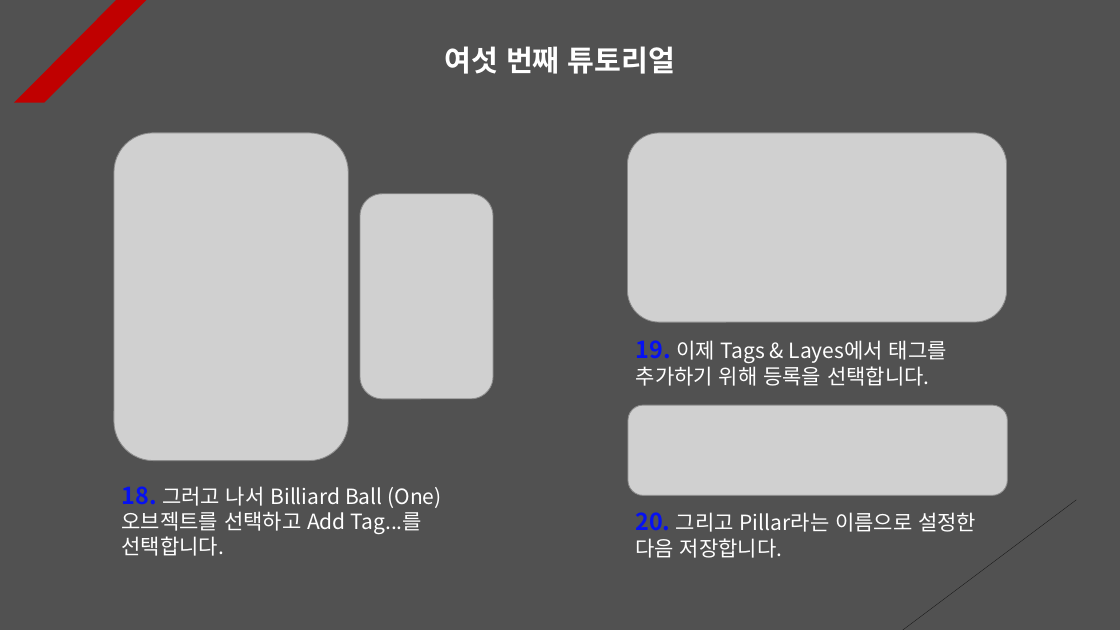
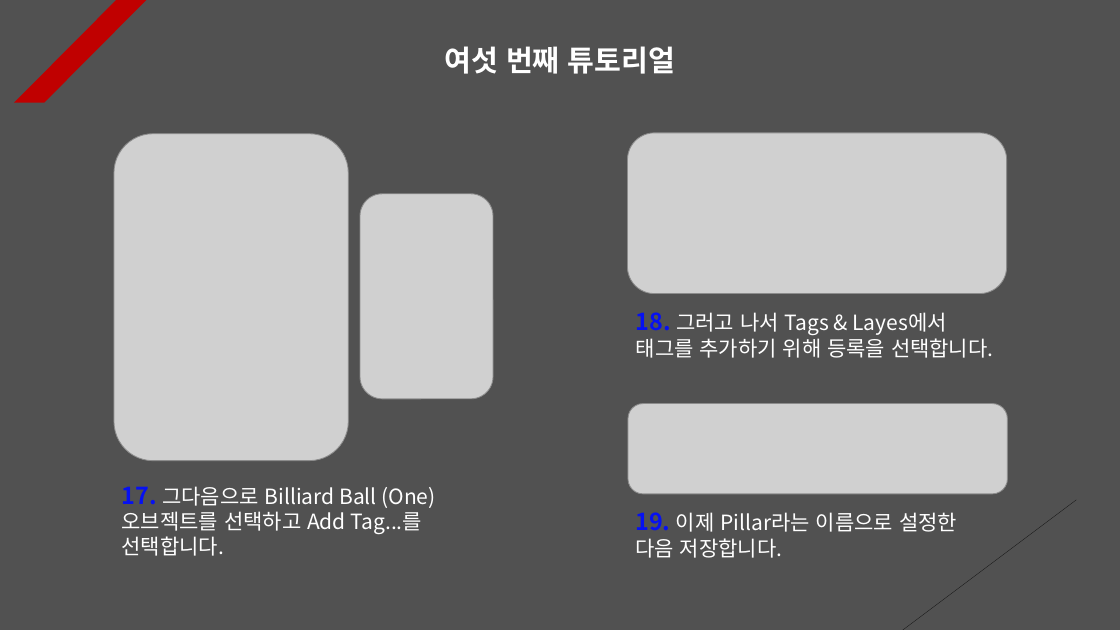
Before and after one commit to Unity2033/3D-UnityEngine, a slide deck: slide 6 of Assets/Physics/PPT Data/Physics Example.pptx. Drawn at 1120x630 pixels with LibreOffice and Linux fonts; fonts in the diff are those of the drawing; grey boxes stand for pictures. Boxes give left, top, right and bottom in pixels: in the first picture for what was removed or moved away, otherwise in the second. Text is boxed around its words. In the diff, an @@ line names an element or a change of style, - is before the commit and + after.

```diff
--- a/Assets/Physics/PPT Data/Physics Example.pptx
+++ b/Assets/Physics/PPT Data/Physics Example.pptx
@@ picture: place and size @@
-picture at <box>628,133,1007,322</box>
+picture at <box>628,133,1007,293</box>
@@ text at <box>636,312,993,358</box>: text changed @@
-19. 이제 Tags & Layes에서 태그를 추가하기 위해 등록을 선택합니다.
+18. 그러고 나서 Tags & Layes에서 태그를 추가하기 위해 등록을 선택합니다.
@@ text at <box>122,486,435,556</box>: text changed @@
-18. 그러고 나서 Billiard Ball (One) 오브젝트를 선택하고 Add Tag...를 선택합니다.
+17. 그다음으로 Billiard Ball (One) 오브젝트를 선택하고 Add Tag...를 선택합니다.
@@ text at <box>635,512,957,558</box>: text changed @@
-20. 그리고 Pillar라는 이름으로 설정한 다음 저장합니다.
+19. 이제 Pillar라는 이름으로 설정한 다음 저장합니다.
```
Also in this commit, not shown: 12 other slides changed, 3 slides added, 1 slide removed, 14 other files.
